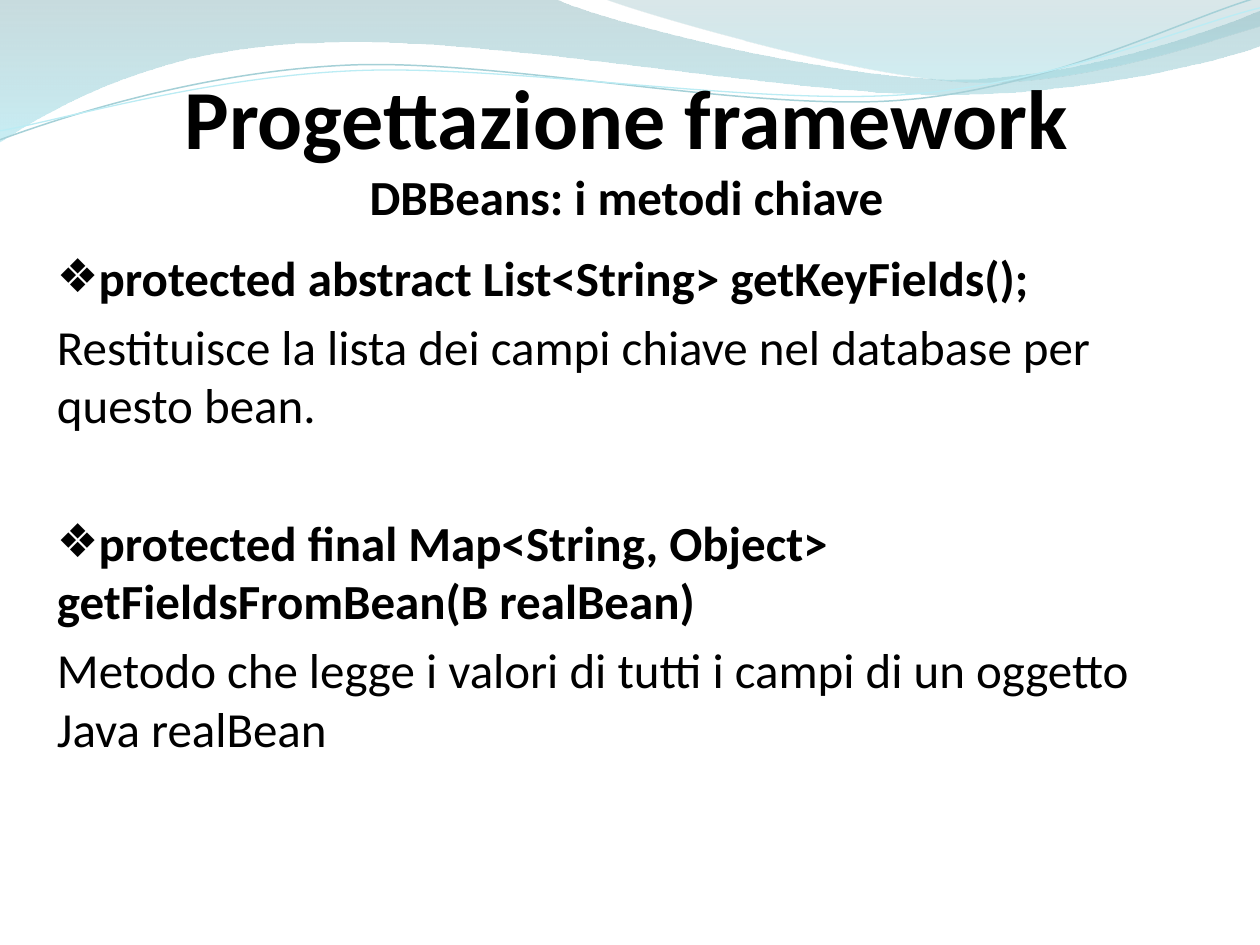
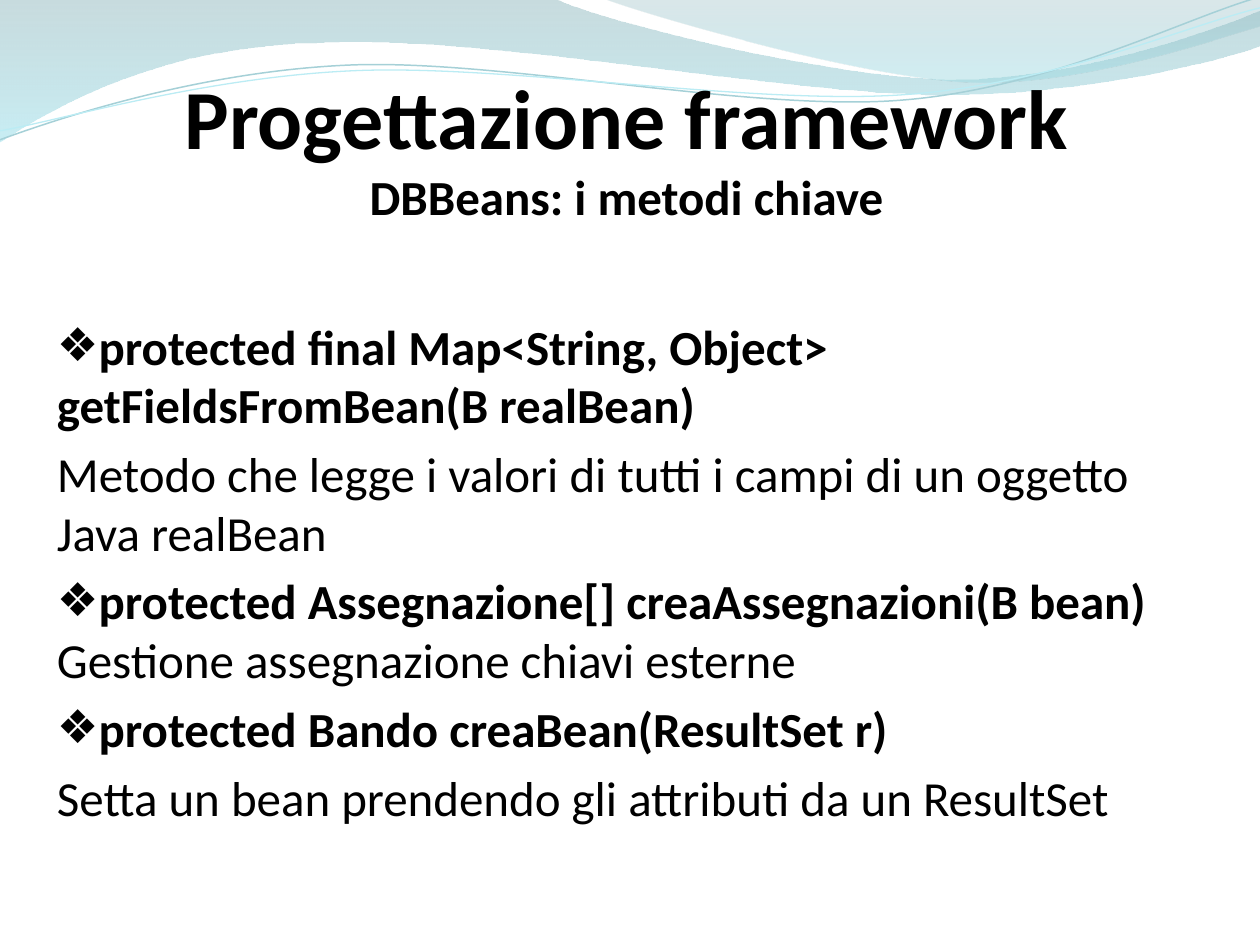
Before and after one commit to ammirate/at-silo, a slide deck: slide 70 of Presentazione/Atsilo1/[BOZZA] Atsilo_A_PresentazioneFinale copia.pptx. Drawn at 1260x945 pixels with LibreOffice and Linux fonts; fonts in the diff are those of the drawing. Boxes give left, top, right and bottom in pixels: in the first picture for what was removed or moved away, otherwise in the second. Text is boxed around its words. In the diff, an @@ line names an element or a change of style, - is before the commit and + after.

```diff
--- a/Presentazione/Atsilo1/[BOZZA] Atsilo_A_PresentazioneFinale copia.pptx
+++ b/Presentazione/Atsilo1/[BOZZA] Atsilo_A_PresentazioneFinale copia.pptx
@@ text at <box>57,260,1090,431</box>: paragraphs removed @@
-❖ protected abstract List<String> getKeyFields();
-Restituisce la lista dei campi chiave nel database per questo bean.
@@ text at <box>57,583,1146,825</box>: paragraphs added @@
+❖ protected Assegnazione[] creaAssegnazioni(B bean)
+  Gestione assegnazione chiavi esterne
+❖ protected Bando creaBean(ResultSet r)
+Setta un bean prendendo gli attributi da un ResultSet
```
Also in this commit, not shown: 3 other slides changed, 1 slide removed, 1 other file.
